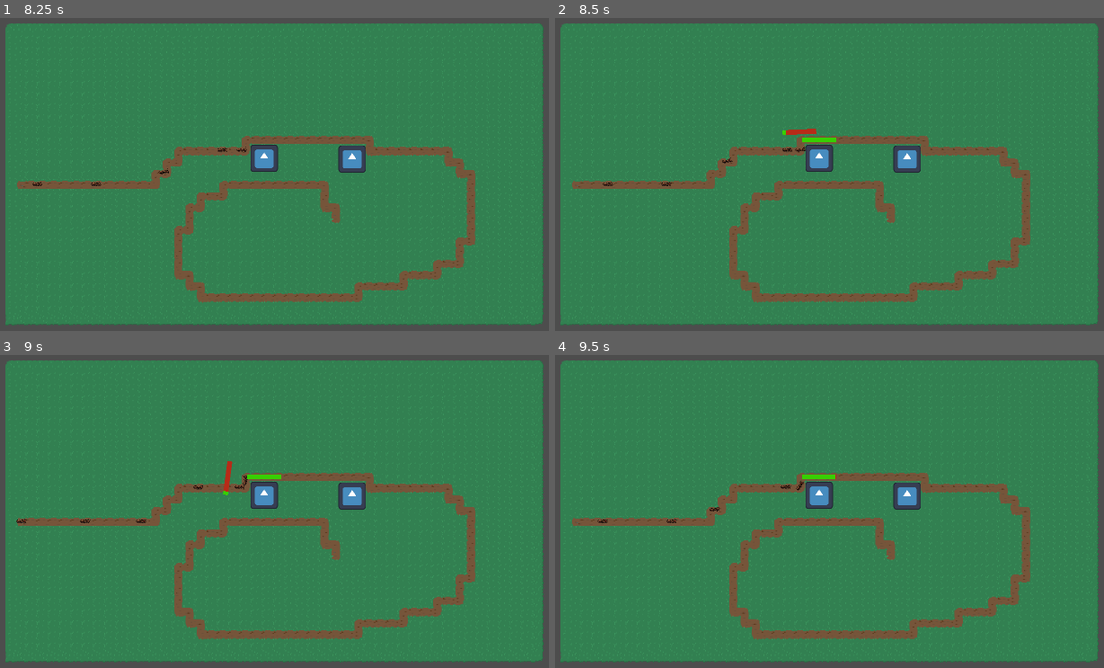
Above: before the commit, frames 1-4 (two rows, left to right).
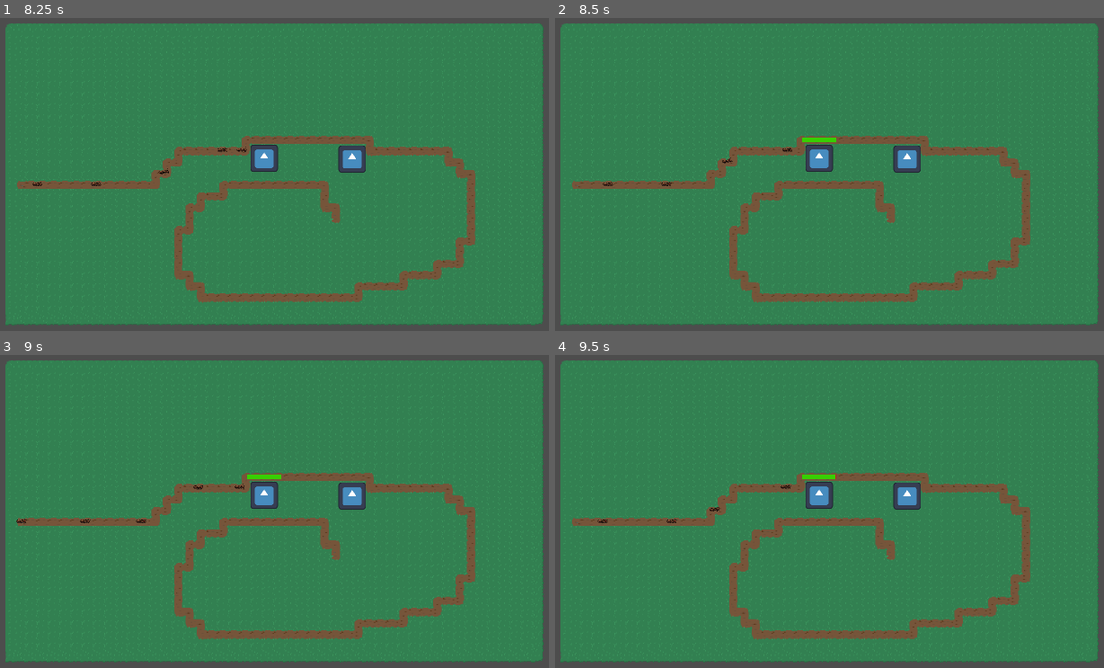
Above: after the commit, the same moments.

Repository: tomsku21/TD_project
Game: Godot game, scene res://Scenes/Main.tscn
Same seed, same stepped clock (60 frames per second), same inputs: the game is played once before the commit and once after it. The engine's default icon, where the game draws it, is replaced by a stand-in: a white triangle on a blue panel in a dark square.
Inputs:
- Up to frame 1 (8.25 s): tap Enter at 0.5, 2, 3.5 s; tap Space at 1.25, 2.75, 4.25 s
- Up to frame 2 (8.5 s): no input
- Up to frame 3 (9 s): no input
- Up to frame 4 (9.5 s): no input

Frame 1 is identical in both runs. In frame 2, 0.1% of the frame differs, in the area x 41-48%, y 35-43%; in frame 3, 0.1%, in the area x 40-46%, y 33-45%; in frame 4, less than 0.1%.
Error after the commit: Invalid assignment of property or key 'damage' with value of type 'int' on a base object of type 'CharacterBody2D (Enemy.gd)'. (res://Scripts/spawner.gd:22)

Commit message:
smol logic fix
honestly no need to push this

Diff:
--- a/Scripts/Enemy.gd
+++ b/Scripts/Enemy.gd
@@ -3,7 +3,7 @@
 @onready var attack_timer: Timer = $AttackTimer
 @onready var healthcomponent: HealthComponent = %HealthComponent
 @export var speed: int = 2
-@export var damage: int = 10
+@export var sdamage: int = 10 #selfdamage
 
 
 var attack_distance: float = 50.0
@@ -22,7 +22,7 @@
 	#instantiates gib/death effect and dies.
 	path.queue_free()
 	GlobalVariables.enemy_count -= 1
-	GlobalVariables.player_hp -= damage
+	GlobalVariables.player_hp -= sdamage
 
 func check_turret():
 	var nearest_turret = null
@@ -46,10 +46,13 @@
 			speed = old_speed
 			old_speed = 0
 
-func take_damage(damgae: int):
+func take_damage(damage: int):
 	if healthcomponent:
 		healthcomponent.damage(damage)
 
 func _on_attack_timer_timeout() -> void:
 	if current_turret and current_turret.has_method("take_damage"):
-		current_turret.take_damage(damage)
+		#todo:
+		#instantiate projectile, joka osuessan sit checkaa ocllisionin ja heittää damaget.
+		#damage arvo annetaan projectilelle instantiaten yhteydes.
+		current_turret.take_damage(sdamage)
--- a/Scripts/turret.gd
+++ b/Scripts/turret.gd
@@ -4,7 +4,7 @@
 @onready var healthcomponent: HealthComponent = %HealthComponent
 @export var bullet: PackedScene
 
-var damage: int = 10
+var sdamage: int = 10 #self damage, to not mix with taken damage from enemies
 var enemies: Array[Node2D] = []
 
 func _ready() -> void:
@@ -38,4 +38,4 @@
 		if is_instance_valid(target) and target.has_method("take_damage"):
 			#obvs, mut sit instantiatee projektilin, joka suuntaa vastustajan positioon.
 			#projektilille asetettaa instantiates damage, ja homaa/suuntaa vastustajan aikaisempaan positioon.
-			target.take_damage(damage)
+			target.take_damage(sdamage)
